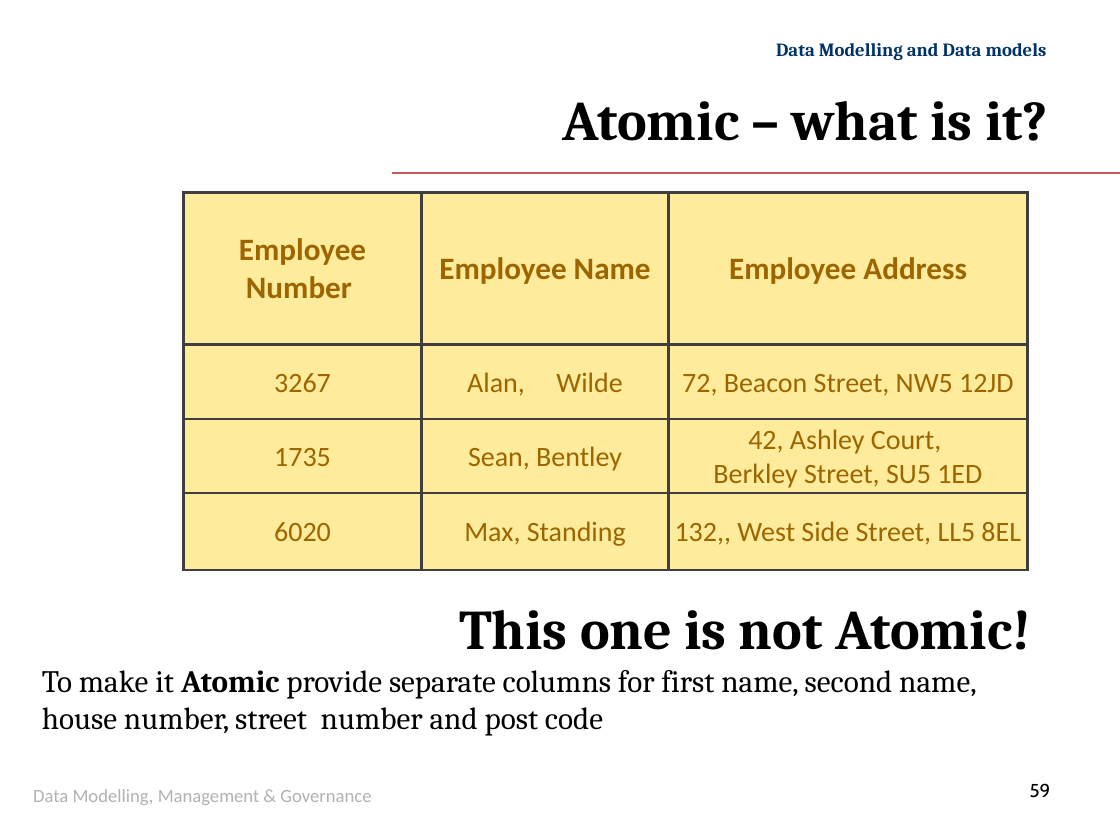
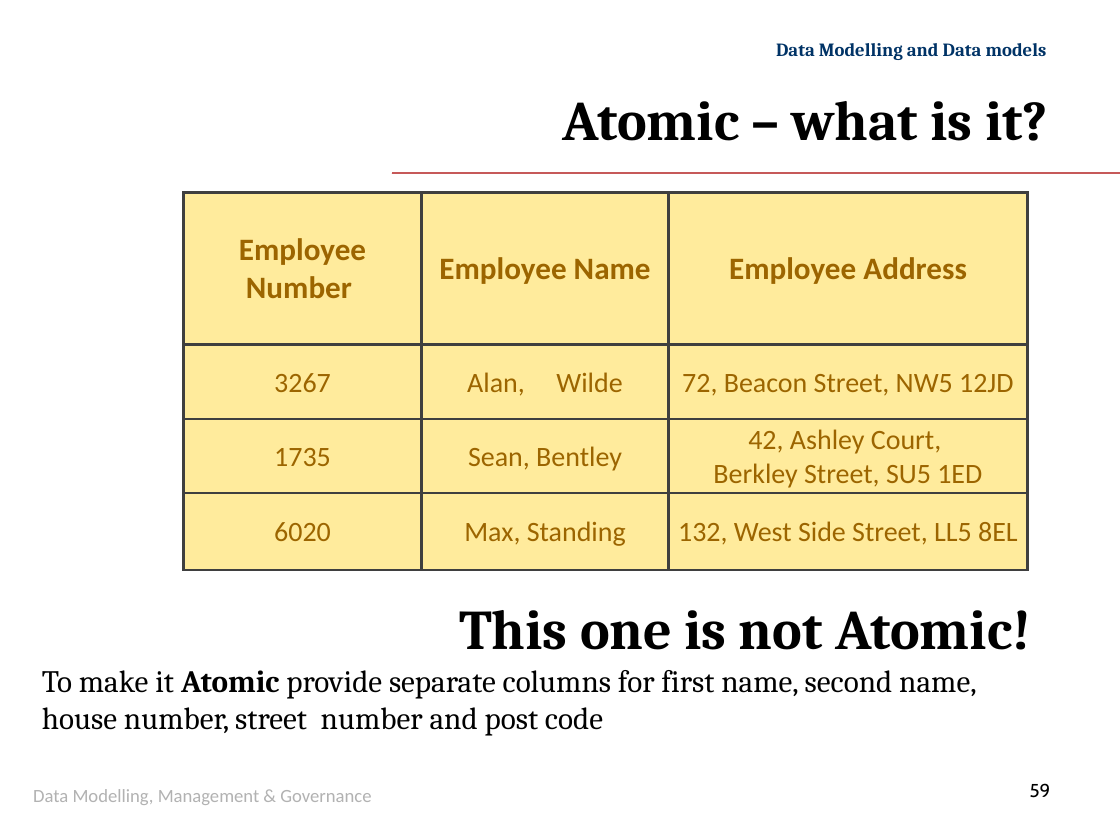
Before and after one commit to GangminLi/GangminLi.github.io, a slide deck: slide 59 of slides/cis108-6/Slides 3.1 - Data Modelling -ERM ERD and RDM.pptx. Drawn at 1120x840 pixels with LibreOffice and Linux fonts; fonts in the diff are those of the drawing; background and template pictures are left out. Boxes give left, top, right and bottom in pixels: in the first picture for what was removed or moved away, otherwise in the second. Text is boxed around its words. In the diff, an @@ line names an element or a change of style, - is before the commit and + after.

```diff
--- a/slides/cis108-6/Slides 3.1 - Data Modelling -ERM ERD and RDM.pptx
+++ b/slides/cis108-6/Slides 3.1 - Data Modelling -ERM ERD and RDM.pptx
@@ table at [184,193,1027,570] @@
-row 4, column 3: 132,, West Side Street, LL5 8EL
+row 4, column 3: 132, West Side Street, LL5 8EL
```
Also in this commit, not shown: 5 other slides changed, 12 other files.
